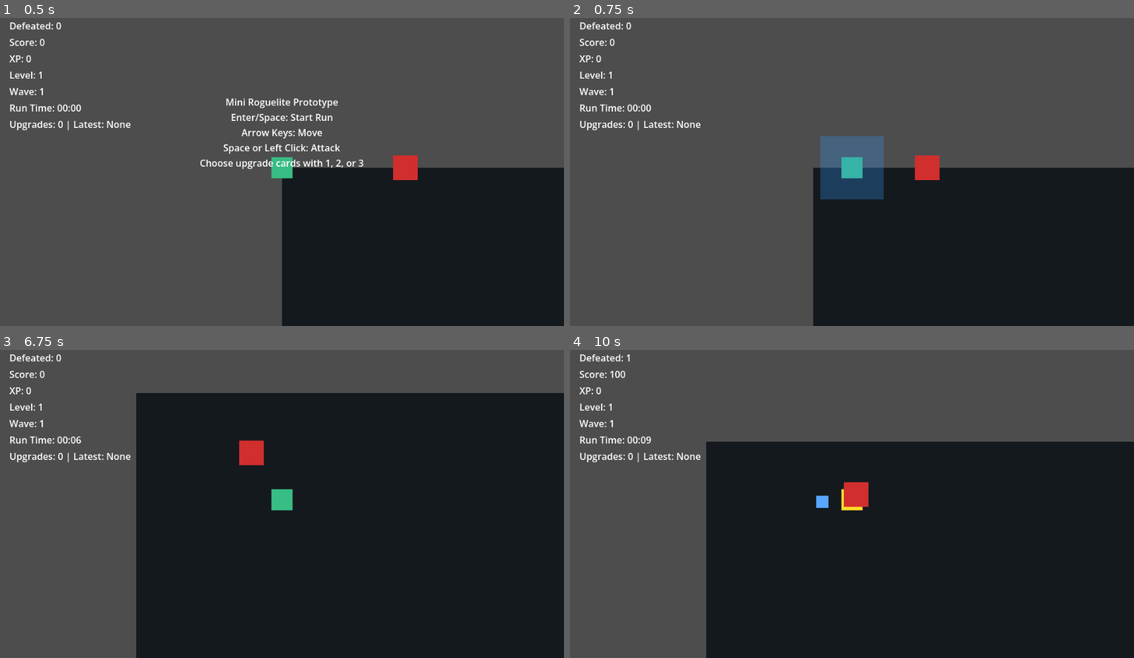
Above: before the commit, frames 1-4 (two rows, left to right).
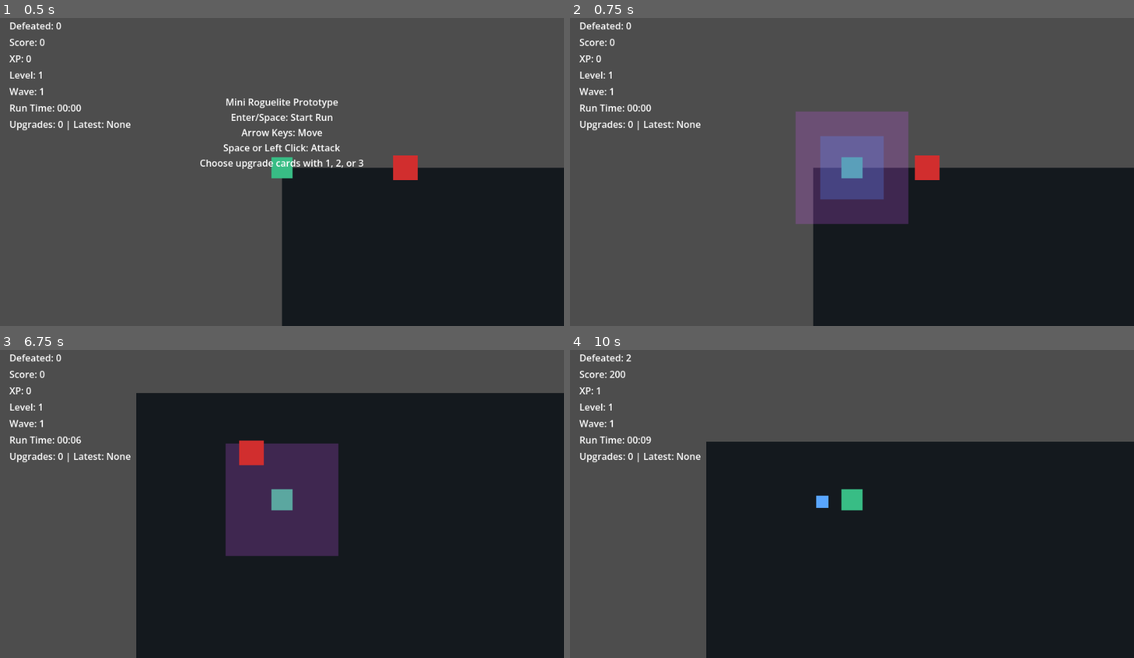
Above: after the commit, the same moments.

Repository: djlasher/Multi-Agent-Volume-1-RPG
Game: Godot game, scene res://scenes/main.tscn
Two runs of this game, one before a commit and one after it. Both use one fixed random seed, a clock stepped at 60 frames per second and the inputs below.
Inputs (mouse positions are in pixels of both pictures, inside the frame that each line leads up to):
- Up to frame 1 (0.5 s): no input
- Up to frame 2 (0.75 s): tap Enter at 0.5 s; move the mouse to (976, 150) at 0.52 s; hold Right (ui_right) from 0.53 s (still down); tap E at 0.6 s; click (976, 150) at 0.67 s
- Up to frame 3 (6.75 s): tap Space at 0.77, 1.52, 3.02, 3.77, 4.52, 6.02 s; move the mouse to (169, 516) at 1.27 s; release Right (ui_right) at 1.28 s; hold Down (ui_down) 1.28-2.03 s; tap E at 1.35, 2.3, 3.05, 3.8, 4.55, 5.3, 5.85, 6.6 s; move the mouse to (338, 430) at 2.02 s; hold Right (ui_right) 2.03-2.78 s; tap Enter at 2.1 s; move the mouse to (253, 562) at 2.77 s; hold Up (ui_up) 2.78-3.53 s; tap R at 2.85 s; click (253, 562) at 2.92 s; move the mouse to (451, 547) at 3.52 s; hold Left (ui_left) 3.53-5.03 s; tap 1 at 3.6 s; move the mouse to (112, 451) at 4.27 s; tap 2 at 4.35 s; move the mouse to (310, 500) at 5.02 s; hold Down (ui_down) 5.03-5.78 s; tap 3 at 5.1 s; click (310, 500) at 5.17 s; move the mouse to (197, 420) at 5.77 s; hold Right (ui_right) 5.78-6.53 s; move the mouse to (406, 482) at 6.52 s; hold Up (ui_up) from 6.53 s (still down)
- Up to frame 4 (10 s): tap Space at 6.77, 7.52, 9.02, 9.77 s; move the mouse to (739, 516) at 7.27 s; release Up (ui_up) at 7.28 s; hold Right (ui_right) 7.28-8.03 s; tap Enter at 7.35 s; click (739, 516) at 7.42 s; tap E every 0.75 s from 7.55 to 9.8 s; move the mouse to (908, 430) at 8.02 s; hold Down (ui_down) 8.03-8.78 s; tap R at 8.1 s; move the mouse to (823, 562) at 8.77 s; hold Left (ui_left) 8.78-9.53 s; tap 1 at 8.85 s; move the mouse to (1021, 547) at 9.52 s; hold Up (ui_up) from 9.53 s (still down); tap 2 at 9.6 s; click (1021, 547) at 9.67 s

Frame 1 is identical in both runs. In frame 2, 7.2% of the frame differs, in the area x 40-60%, y 30-67%; in frame 3, 6.9%; in frame 4, 0.5%.

Commit message:
Add secondary burst attack

Diff:
--- a/scenes/player.tscn
+++ b/scenes/player.tscn
@@ -7,6 +7,9 @@
 
 [sub_resource type="RectangleShape2D" id="2"]
 size=Vector2(72, 72)
+
+[sub_resource type="CircleShape2D" id="3"]
+radius=64.0
 
 [node name="Player" type="CharacterBody2D"]
 process_mode=1
@@ -34,3 +37,16 @@
 offset_right=36.0
 offset_bottom=36.0
 color=Color(0.2, 0.6, 1, 0.28)
+
+[node name="SecondaryAttackArea" type="Area2D" parent="."]
+
+[node name="SecondaryAttackShape" type="CollisionShape2D" parent="SecondaryAttackArea"]
+shape=SubResource("3")
+
+[node name="SecondaryAttackVisual" type="ColorRect" parent="SecondaryAttackArea"]
+visible=false
+offset_left=-64.0
+offset_top=-64.0
+offset_right=64.0
+offset_bottom=64.0
+color=Color(0.85, 0.35, 1, 0.22)
--- a/scripts/player.gd
+++ b/scripts/player.gd
@@ -5,17 +5,28 @@
 @export var attack_damage: int = 1
 @export var attack_cooldown: float = 0.35
 @export var pickup_radius: float = 20.0
+@export var secondary_attack_damage: int = 2
+@export var secondary_attack_cooldown: float = 2.5
+@export var secondary_attack_radius: float = 64.0
 
 var health: int = max_health
 var hit_flash_time: float = 0.0
 var attack_flash_time: float = 0.0
+var secondary_attack_flash_time: float = 0.0
 var attack_cooldown_remaining: float = 0.0
+var secondary_attack_cooldown_remaining: float = 0.0
 var game_over: bool = false
 
 @onready var body: ColorRect = $Body
 @onready var attack_area: Area2D = $AttackArea
 @onready var attack_visual: ColorRect = $AttackArea/AttackVisual
+@onready var secondary_attack_area: Area2D = $SecondaryAttackArea
+@onready var secondary_attack_shape: CollisionShape2D = $SecondaryAttackArea/SecondaryAttackShape
+@onready var secondary_attack_visual: ColorRect = $SecondaryAttackArea/SecondaryAttackVisual
 @onready var game_over_label: Label = get_tree().current_scene.get_node_or_null("GameUI/GameOverLabel") as Label
+
+func _ready() -> void:
+	_update_secondary_attack_shape()
 
 func _physics_process(_delta: float) -> void:
 	if game_over:
@@ -30,6 +41,9 @@
 	if attack_cooldown_remaining > 0.0:
 		attack_cooldown_remaining -= _delta
 
+	if secondary_attack_cooldown_remaining > 0.0:
+		secondary_attack_cooldown_remaining -= _delta
+
 	if hit_flash_time > 0.0:
 		hit_flash_time -= _delta
 		if hit_flash_time <= 0.0:
@@ -39,6 +53,11 @@
 		attack_flash_time -= _delta
 		if attack_flash_time <= 0.0:
 			attack_visual.visible = false
+
+	if secondary_attack_flash_time > 0.0:
+		secondary_attack_flash_time -= _delta
+		if secondary_attack_flash_time <= 0.0:
+			secondary_attack_visual.visible = false
 
 func take_hit() -> void:
 	if game_over:
@@ -55,6 +74,8 @@
 func _unhandled_input(event: InputEvent) -> void:
 	if event is InputEventKey and event.pressed and not event.echo and event.keycode == KEY_SPACE:
 		_attack()
+	elif event is InputEventKey and event.pressed and not event.echo and event.keycode == KEY_E:
+		_secondary_attack()
 	elif event is InputEventMouseButton and event.pressed and event.button_index == MOUSE_BUTTON_LEFT:
 		_attack()
 
@@ -71,6 +92,29 @@
 		if area.has_method("take_damage"):
 			area.take_damage(attack_damage)
 
+func _secondary_attack() -> void:
+	if secondary_attack_cooldown_remaining > 0.0:
+		return
+
+	secondary_attack_cooldown_remaining = secondary_attack_cooldown
+	secondary_attack_visual.visible = true
+	secondary_attack_flash_time = 0.18
+	print("Player secondary burst")
+
+	for area in secondary_attack_area.get_overlapping_areas():
+		if area.has_method("take_damage"):
+			area.take_damage(secondary_attack_damage)
+
+func _update_secondary_attack_shape() -> void:
+	var circle_shape := secondary_attack_shape.shape as CircleShape2D
+	if circle_shape != null:
+		circle_shape.radius = secondary_attack_radius
+
+	secondary_attack_visual.offset_left = -secondary_attack_radius
+	secondary_attack_visual.offset_top = -secondary_attack_radius
+	secondary_attack_visual.offset_right = secondary_attack_radius
+	secondary_attack_visual.offset_bottom = secondary_attack_radius
+
 func _show_game_over() -> void:
 	game_over = true
 	velocity = Vector2.ZERO
--- a/tests/smoke_test.gd
+++ b/tests/smoke_test.gd
@@ -73,6 +73,10 @@
 	var player := main_scene.get_node_or_null("Player")
 	if player != null and player.get_script() == null:
 		failures.append("Player is missing its script")
+	if player != null and player.get_node_or_null("SecondaryAttackArea") == null:
+		failures.append("Player is missing SecondaryAttackArea")
+	if player != null and player.get_node_or_null("SecondaryAttackArea/SecondaryAttackShape") == null:
+		failures.append("Player is missing SecondaryAttackShape")
 
 	var enemy_scene := load("res://scenes/enemy.tscn")
 	if enemy_scene == null:
Not shown: 1 places in scenes/player.tscn that only renumber resources
Not shown, changed: DEVELOPMENT_LOG.md
Not shown, changed: docs/DEVLOG.md
Not shown, changed: docs/RUNNING_LOCALLY.md
